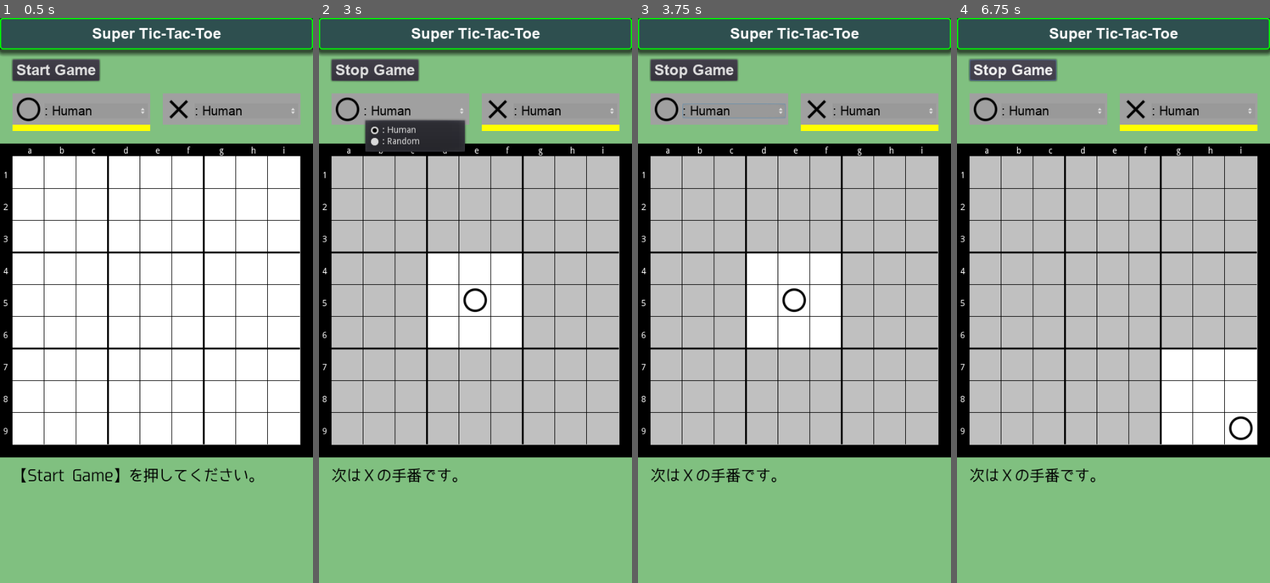
Above: before the commit, frames 1-4 (left to right).
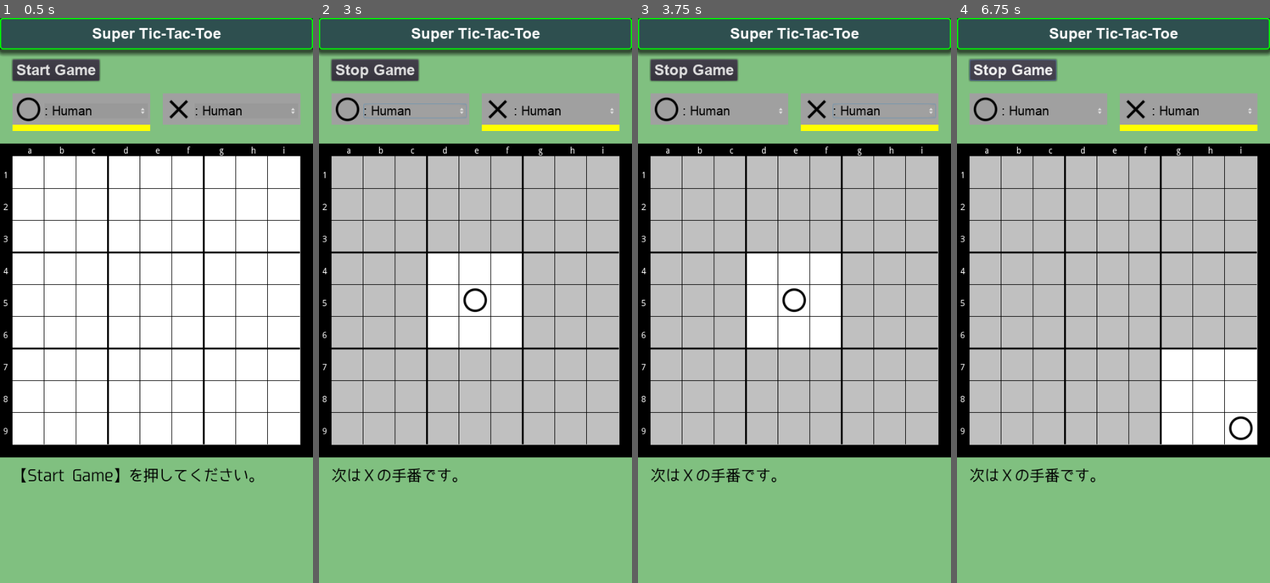
Above: after the commit, the same moments.

Repository: vivisuke/SuperTicTacToe
Game: Godot game, scene res://MainScene.tscn
The game is run twice, just before and just after one commit, with the same random seed, the same clock (stepped at 60 frames per second) and the same inputs.
Inputs (mouse positions are in pixels of both pictures, inside the frame that each line leads up to):
- Up to frame 1 (0.5 s): no input
- Up to frame 2 (3 s): click "Start Game" at 0.5 s; click "Stop Game" at 1.25 s; click "Start Game" at 2 s; click (416, 108) at 2.75 s, where only the run before the commit has a clickable ": Human"
- Up to frame 3 (3.75 s): click "Ｖ" at 3.5 s
- Up to frame 4 (6.75 s): click "Stop Game" at 4.25 s; click ": Human" at 5 s; click "Ｖ" at 5.75 s; click "Start Game" at 6.5 s

Frame 1 is identical in both runs. In frame 2, 1.9% of the frame differs, in the area x 14-48%, y 15-24%; in frame 3, 0.1%; in frame 4, less than 0.1%.

Commit message:
0038 ◎ C 01/04 01/04 0.001│ToDo│大戦中はＯＸプレイヤーパネル OptionButton ディセーブル

Diff:
--- a/SuperTicTacToe/MainScene.tscn
+++ b/SuperTicTacToe/MainScene.tscn
@@ -112,7 +112,13 @@
 [sub_resource type="StyleBoxFlat" id=9]
 bg_color = Color( 0.6, 0.6, 0.6, 0 )
 
+[sub_resource type="StyleBoxFlat" id=11]
+bg_color = Color( 0.6, 0.6, 0.6, 0 )
+
 [sub_resource type="StyleBoxFlat" id=10]
+
+[sub_resource type="StyleBoxFlat" id=12]
+bg_color = Color( 0.6, 0.6, 0.6, 0 )
 
 [node name="MainScene" type="Node2D"]
 script = ExtResource( 11 )
@@ -235,6 +241,7 @@
 custom_colors/font_color_pressed = Color( 0, 0, 0, 1 )
 custom_fonts/font = SubResource( 8 )
 custom_styles/pressed = SubResource( 9 )
+custom_styles/disabled = SubResource( 11 )
 custom_styles/normal = SubResource( 10 )
 text = "Human"
 
@@ -293,6 +300,7 @@
 custom_colors/font_color_pressed = Color( 0, 0, 0, 1 )
 custom_fonts/font = SubResource( 8 )
 custom_styles/pressed = SubResource( 9 )
+custom_styles/disabled = SubResource( 12 )
 custom_styles/normal = SubResource( 10 )
 
 [connection signal="pressed" from="StartStopButton" to="." method="_on_StartStopButton_pressed"]
--- a/SuperTicTacToe/scripts/MainScene.gd
+++ b/SuperTicTacToe/scripts/MainScene.gd
@@ -200,10 +200,14 @@
 func _on_StartStopButton_pressed():
 	game_started = !game_started
 	if game_started:
+		$MaruPlayer/OptionButton.disabled = true
+		$BatsuPlayer/OptionButton.disabled = true
 		init_board()
 		$StartStopButton.text = "Stop Game"
 		$MessLabel.text = "次の手番はＯです。"
 	else:
+		$MaruPlayer/OptionButton.disabled = false
+		$BatsuPlayer/OptionButton.disabled = false
 		$StartStopButton.text = "Start Game"
 		$MessLabel.text = ""
 	pass # Replace with function body.
Not shown: 1 places in SuperTicTacToe/MainScene.tscn that only renumber resources
Not shown, changed: SuperTicTacToe.spr
